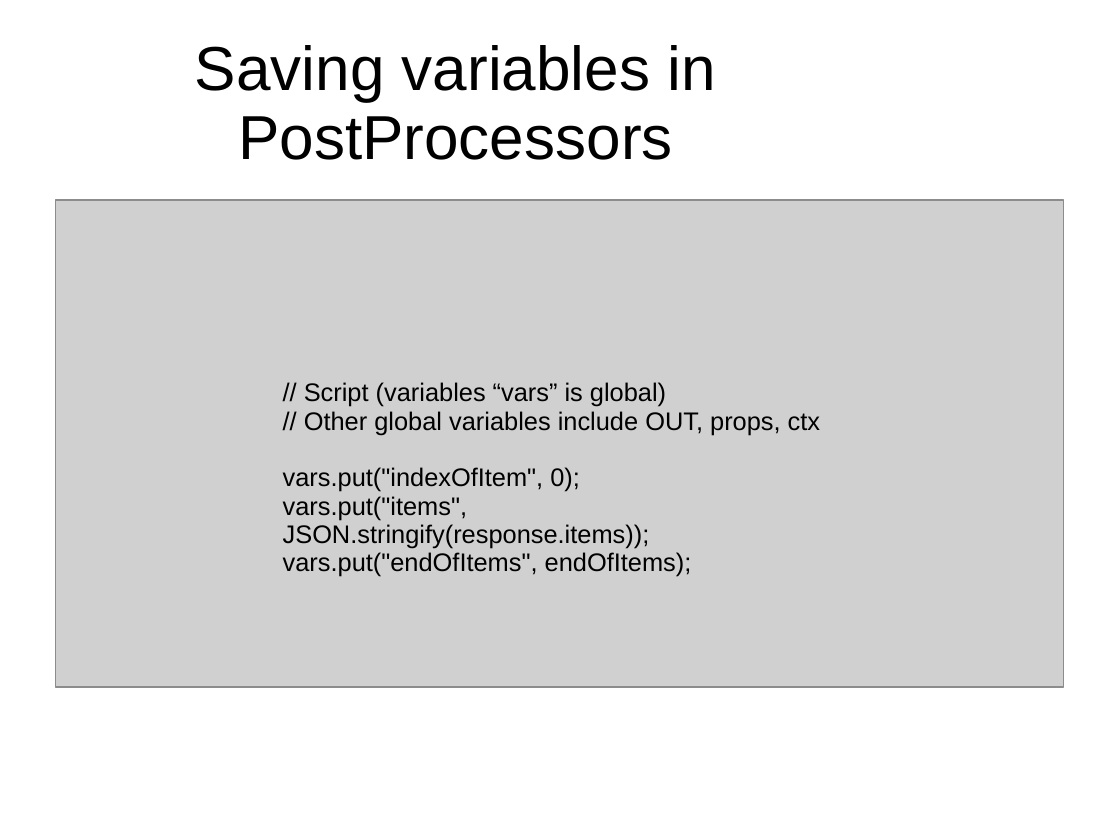
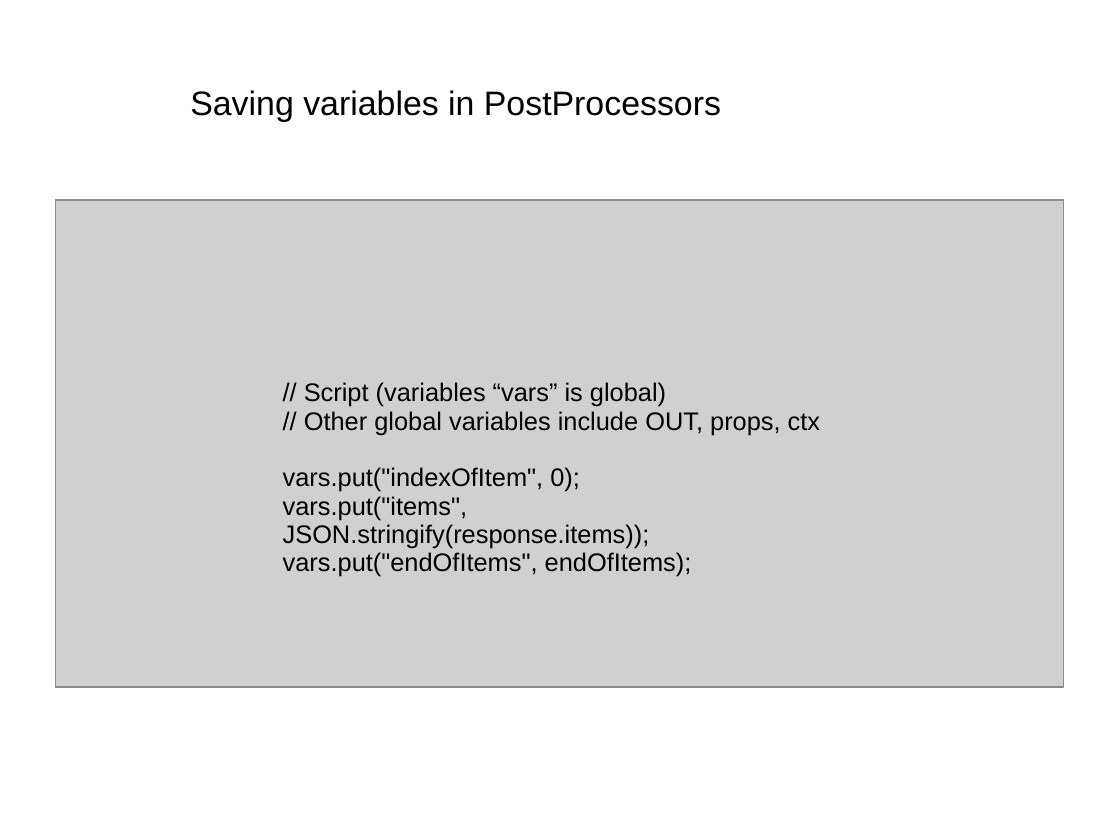
Before and after one commit to hchan/jmeterDemo, a slide deck: slide 11 of jmeterDemo.ppt. Drawn at 1120x840 pixels with LibreOffice and Linux fonts; fonts in the diff are those of the drawing; grey boxes stand for pictures; background and template pictures are left out. Boxes give left, top, right and bottom in pixels: in the first picture for what was removed or moved away, otherwise in the second. Text is boxed around its words. In the diff, an @@ line names an element or a change of style, - is before the commit and + after.

```diff
--- a/jmeterDemo.ppt
+++ b/jmeterDemo.ppt
@@ title "Saving variables in PostProcessors": place and size @@
-title "Saving variables in PostProcessors" at [195,45,715,160]
+title "Saving variables in PostProcessors" at [190,90,721,122]
@@ title "Saving variables in PostProcessors" at [190,90,721,122]: size 44 to 24 pt @@
```
Also in this commit, not shown: 9 other slides changed, 5 slides added, 1 other file.
